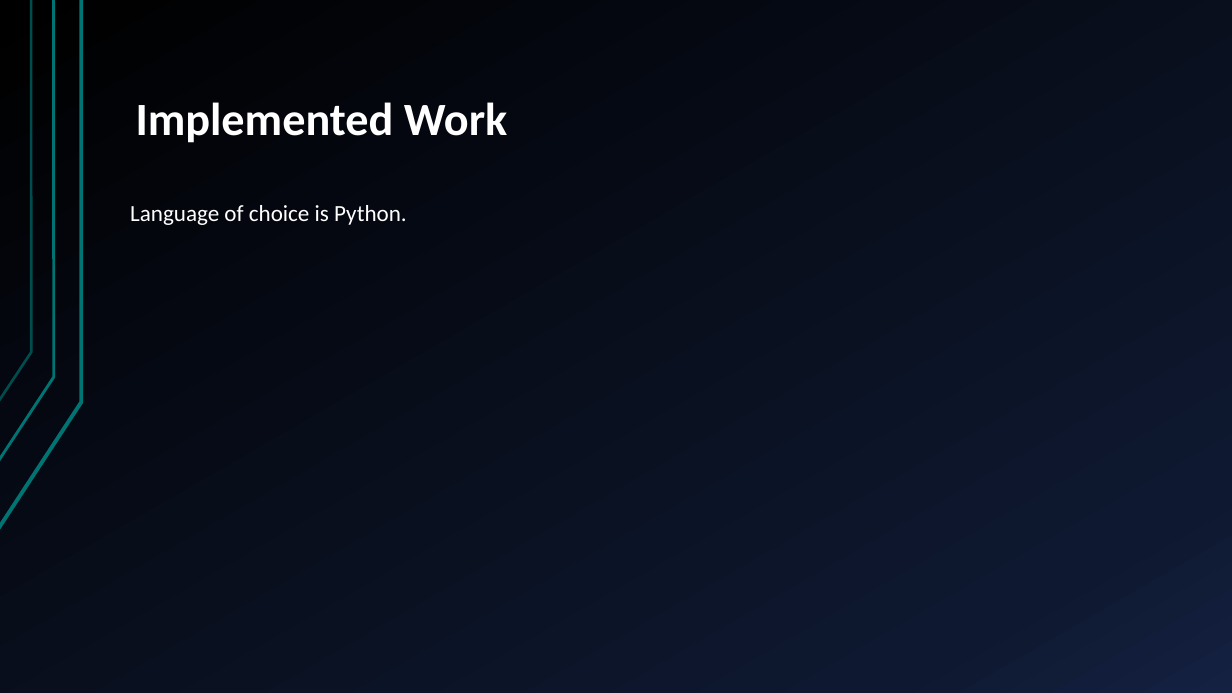
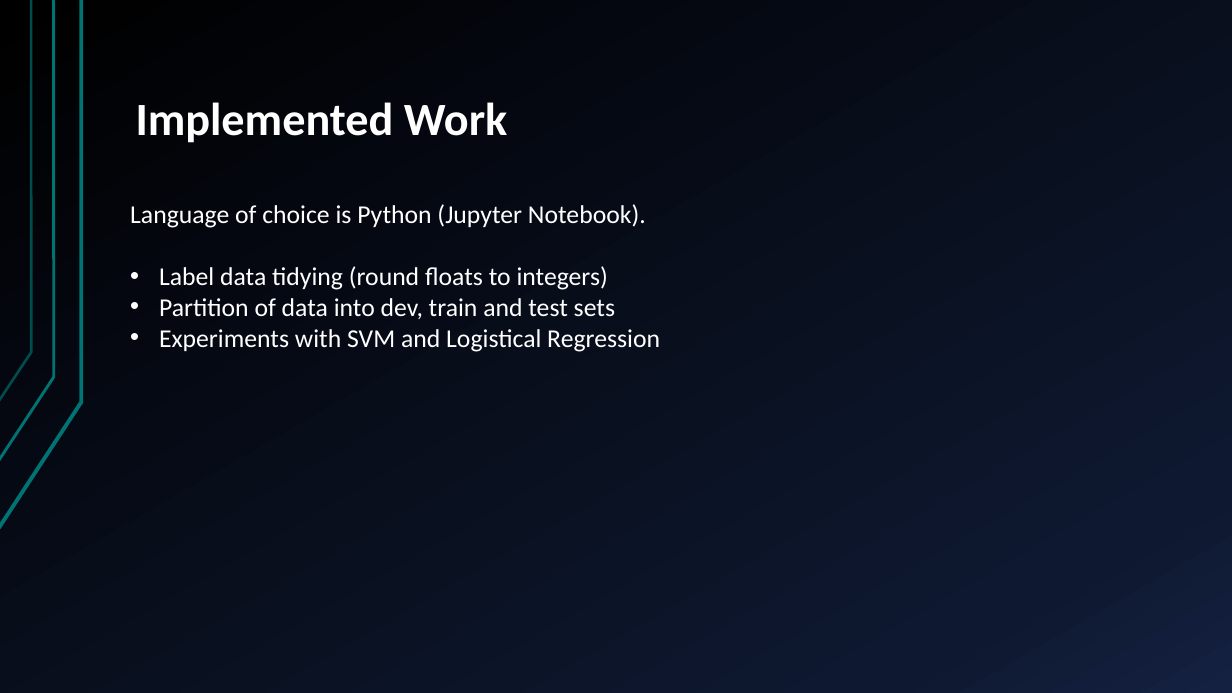
Before and after one commit to Zeze35H/IART, a slide deck: slide 5 of P2/CheckPoint 1.pptx. Drawn at 1232x693 pixels with LibreOffice and Linux fonts; fonts in the diff are those of the drawing. Boxes give left, top, right and bottom in pixels: in the first picture for what was removed or moved away, otherwise in the second. Text is boxed around its words. In the diff, an @@ line names an element or a change of style, - is before the commit and + after.

Commit message:
added data to csv, rounded labels, added dev/set/train partition, experiments with logical regression

```diff
--- a/P2/CheckPoint 1.pptx
+++ b/P2/CheckPoint 1.pptx
@@ text at <box>130,204,660,352</box>: text changed; size 18 to 20 pt @@
-Language of choice is Python.
+Language of choice is Python (Jupyter Notebook).
+• Label data tidying (round floats to integers)
+• Partition of data into dev, train and test sets
+• Experiments with SVM and Logistical Regression
```
Also in this commit, not shown: 3 other slides changed, 2 other files.
